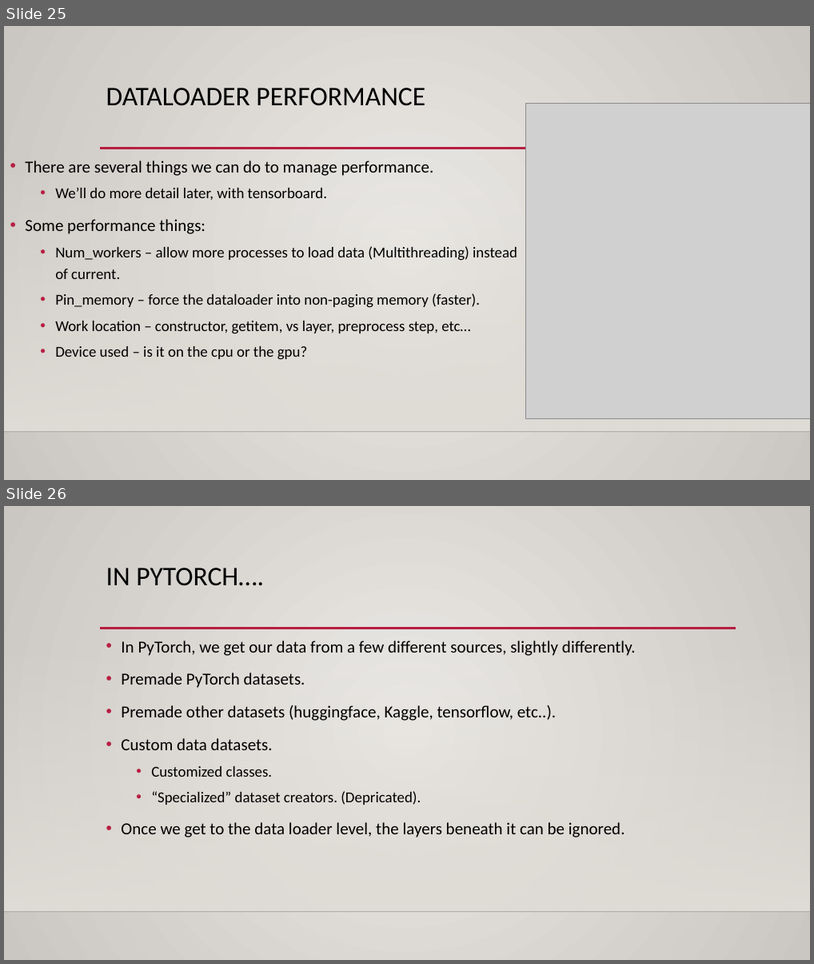
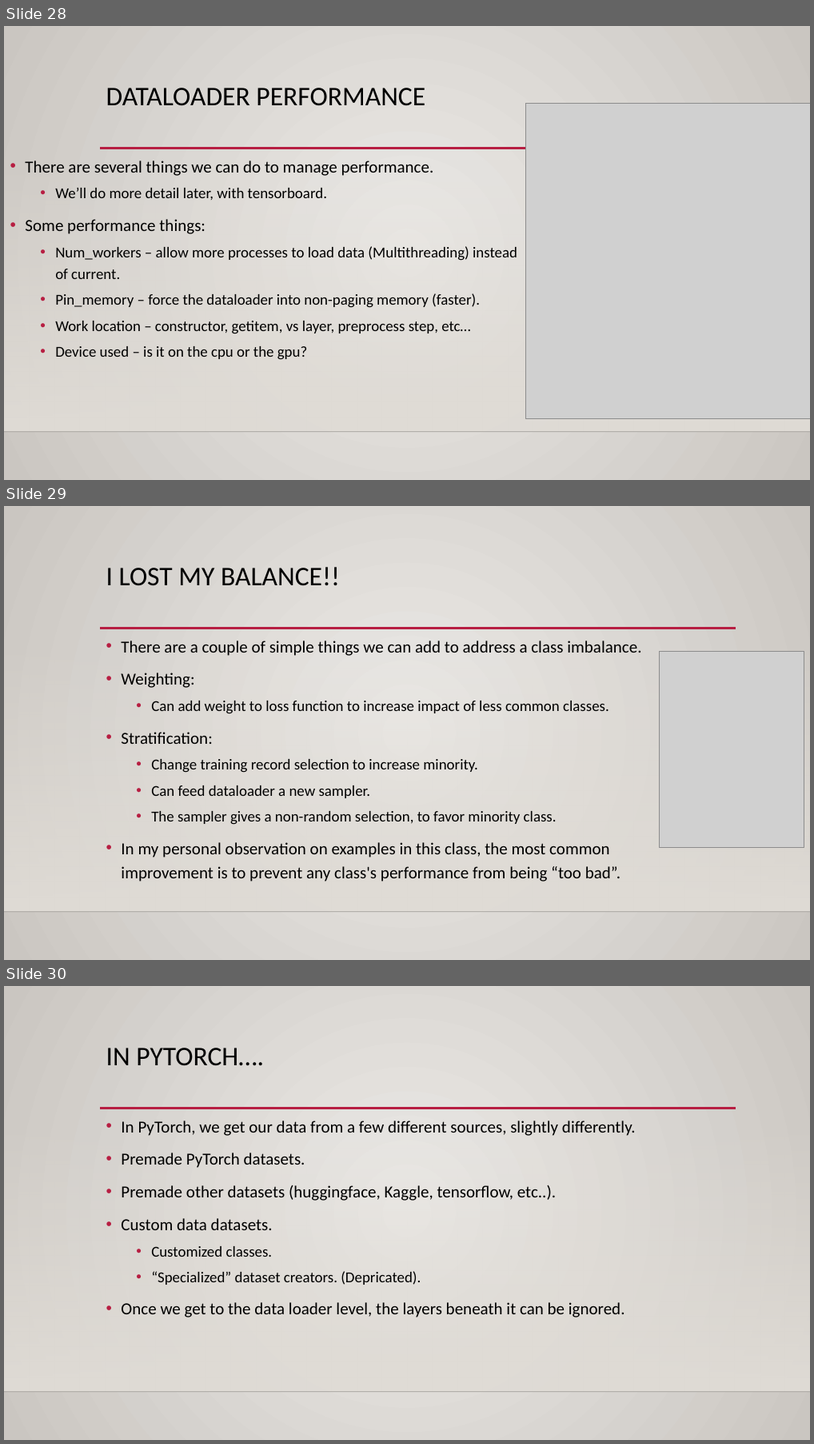
Before and after one commit to AkeemSemperDataScience/Intro_to_Machine_Learning_Students, a slide deck: reference_content/Slides/pytorch_data.pptx. Shown one above the other, each under a label of ours: slides 25 and 26 before the commit, slides 28, 29 and 30 after it. The pictures are 814x964 and 814x1444 pixels, drawn with LibreOffice and Linux fonts; fonts in the diff are those of the drawing; grey boxes stand for pictures; background and template pictures are left out. Boxes give left, top, right and bottom in pixels: in the first picture for what was removed or moved away, otherwise in the second. Text is boxed around its words. In the diff, an @@ line names an element or a change of style, - is before the commit and + after.

```diff
--- a/reference_content/Slides/pytorch_data.pptx
+++ b/reference_content/Slides/pytorch_data.pptx
@@ slide 29 added at (x1=4, y1=506, x2=810, y2=960), background gradient #ECEAE7 to #CAC7C1; not listed: 3 template elements that a slide beside it also shows @@
@@ title added at (x1=106, y1=567, x2=340, y2=586), 32 pt, text #000000 @@
+I LOST MY BALANCE!!
@@ text added at (x1=121, y1=640, x2=642, y2=881), 20 pt, text #000000 @@
+• There are a couple of simple things we can add to address a class imbalance.
+• Weighting:
+  • Can add weight to loss function to increase impact of less common classes.
+• Stratification:
+  • Change training record selection to increase minority.
+  • Can feed dataloader a new sampler.
+  • The sampler gives a non-random selection, to favor minority class.
+• In my personal observation on examples in this class, the most common improvement is to prevent any class's performance from being “too bad”.
@@ picture added at (x1=660, y1=651, x2=805, y2=848) @@
@@ what was slide 25 is now slide 28 @@
@@ what was slide 26 is now slide 30 @@
```
Also in this commit, not shown: 2 slides changed, 3 other slides added, 4 other files.
